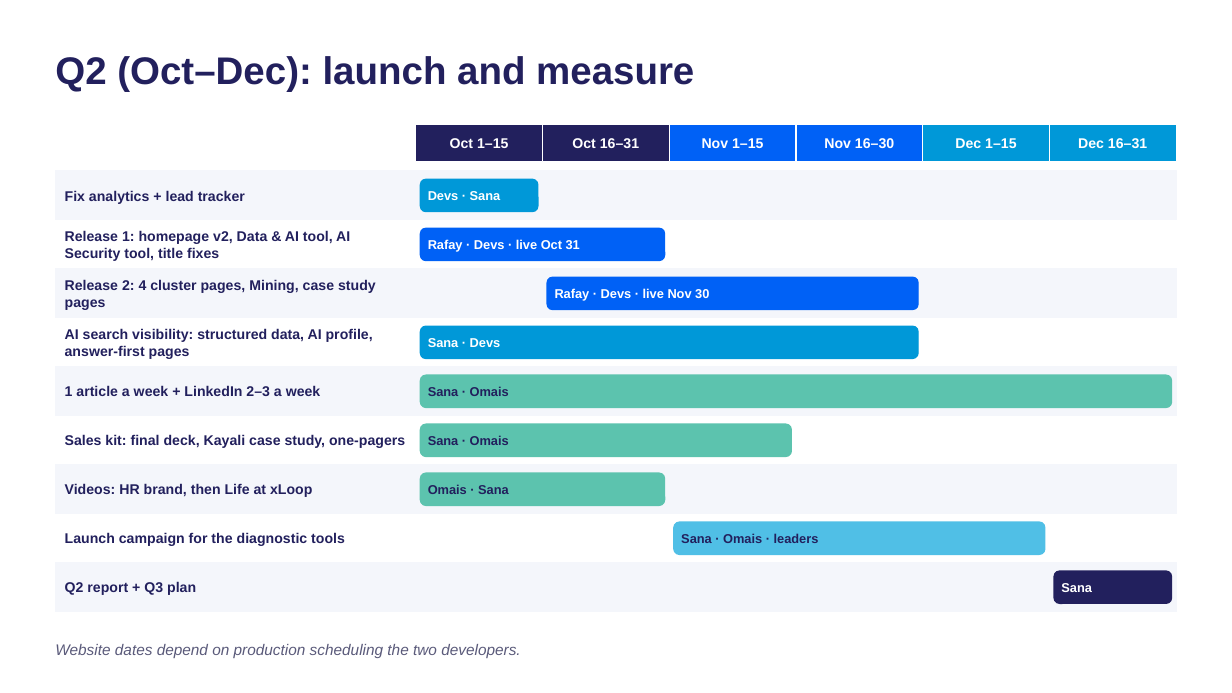
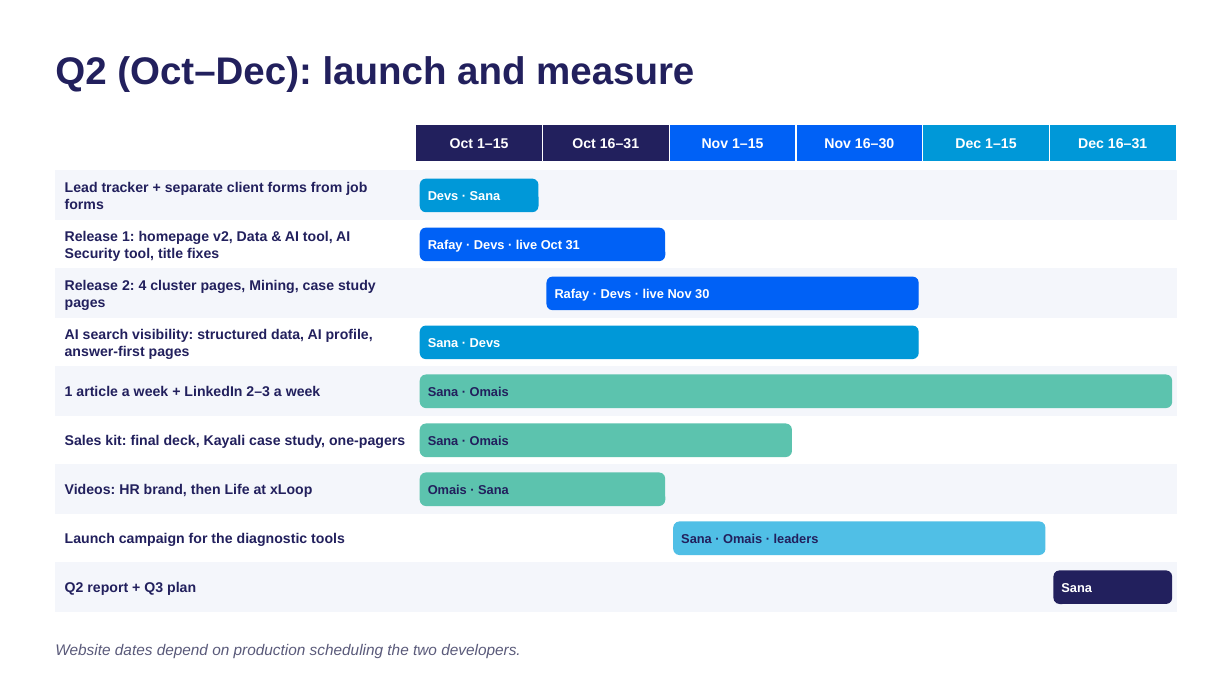
Before and after one commit to sqraza89-tech/repo, a slide deck: slide 6 of Notes/2026-09-23-xloop-marketing-plan-q2-q3.pptx. Drawn at 1232x693 pixels with LibreOffice and Linux fonts; fonts in the diff are those of the drawing. Boxes give left, top, right and bottom in pixels: in the first picture for what was removed or moved away, otherwise in the second. Text is boxed around its words. In the diff, an @@ line names an element or a change of style, - is before the commit and + after.

```diff
--- a/Notes/2026-09-23-xloop-marketing-plan-q2-q3.pptx
+++ b/Notes/2026-09-23-xloop-marketing-plan-q2-q3.pptx
@@ text at (x1=65, y1=181, x2=367, y2=209): text changed @@
-Fix analytics + lead tracker
+Lead tracker + separate client forms from job forms
```
Also in this commit, not shown: 4 other slides changed, 1 other file.
